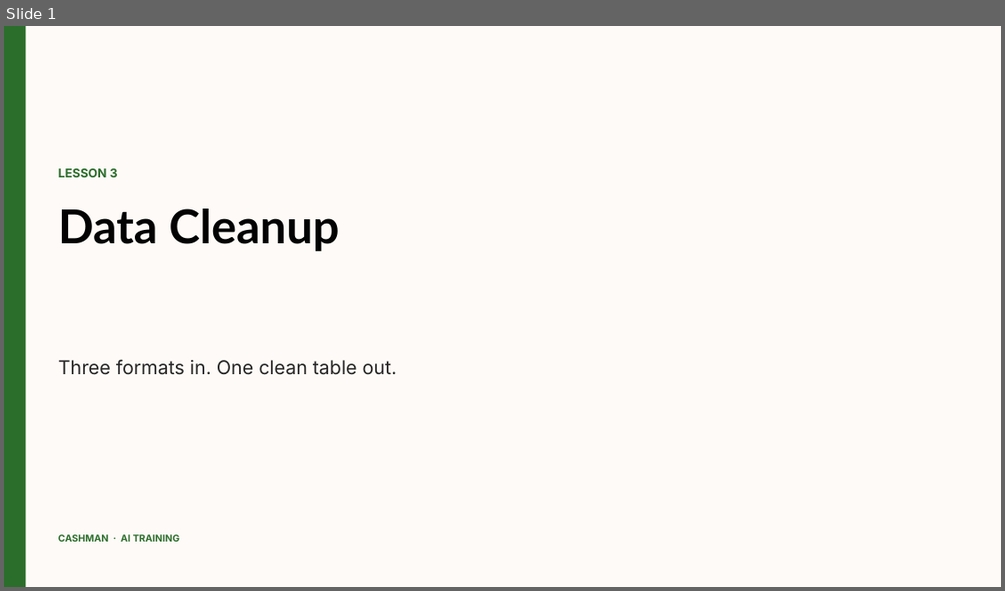
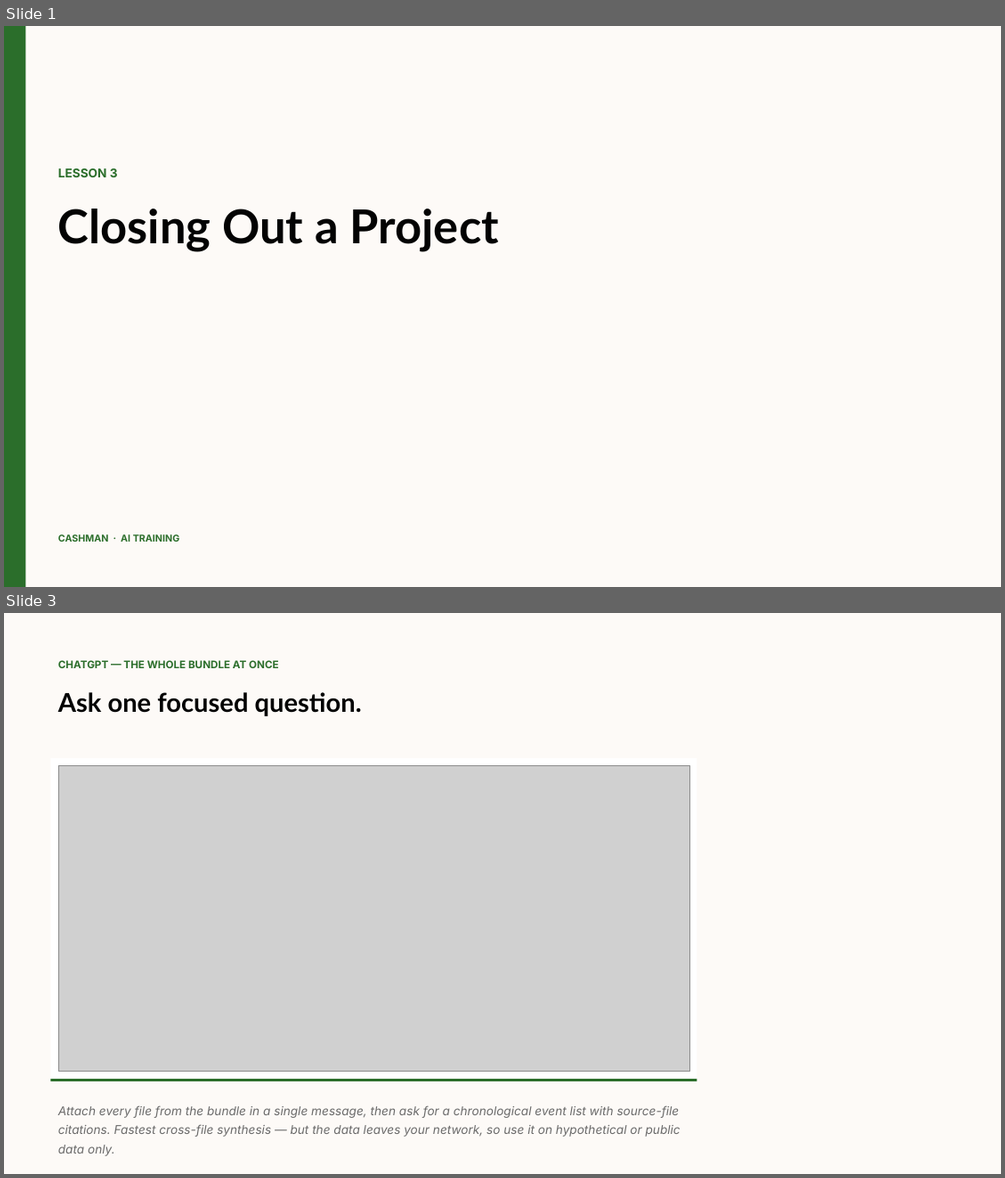
Before and after one commit to psun-jaycashman/cashman-ai-training, a slide deck: docs/video-scripts/slides/pptx/module-4/lesson-4-3-data-cleanup.pptx. Shown one above the other, each under a label of ours: slide 1 before the commit, slides 1 and 3 after it; the slides between them are not shown. The pictures are 1005x591 and 1005x1178 pixels, drawn with LibreOffice and Linux fonts; fonts in the diff are those of the drawing; grey boxes stand for pictures. Boxes give left, top, right and bottom in pixels: in the first picture for what was removed or moved away, otherwise in the second. Text is boxed around its words. In the diff, an @@ line names an element or a change of style, - is before the commit and + after.

Commit message:
Add image-slide support and include slide assets
Implement image-led slides and include module-4 screenshot assets. Added add_image_slide (letterboxed image area, caption, avatar placeholder), enabled italic text in _add_text, and extended Slide dataclass with image/caption and new "image" kind. Updated DECKS to include image slides and adjusted some headlines/subheads. build_deck now accepts an assets_root, validates image paths, and routes image slides to the new renderer. Also added multiple PNG/JPEG assets and updated several PPTX files.

```diff
--- a/docs/video-scripts/slides/pptx/module-4/lesson-4-3-data-cleanup.pptx
+++ b/docs/video-scripts/slides/pptx/module-4/lesson-4-3-data-cleanup.pptx
@@ slide 3 added at [4, 613, 1001, 1174], background #FDFAF7 @@
@@ text added at [58, 660, 279, 668], 12 pt, text #2B6E2B, bold @@
+CHATGPT — THE WHOLE BUNDLE AT ONCE
@@ text added at [58, 692, 362, 716], 30 pt, text #030303, bold @@
+Ask one focused question.
@@ rectangle added at [50, 758, 696, 1078], fill #FFFFFF @@
@@ picture added at [58, 766, 689, 1070] @@
@@ rectangle added at [50, 1078, 696, 1081], fill #2B6E2B @@
@@ text added at [58, 1105, 680, 1136], 14 pt, text #6B6B6B, italic @@
+Attach every file from the bundle in a single message, then ask for a chronological event list with source-file citations. Fastest cross-file synthesis — but the data leaves your network, so use it on hypothetical or public data only.
@@ slide 1 changed as well @@
@@ text at [58, 208, 499, 252]: text changed @@
-Data Cleanup
+Closing Out a Project
@@ text removed at [58, 359, 397, 375] @@
-Three formats in. One clean table out.
```
Also in this commit, not shown: 2 other slides added, 1 slide removed, 41 other files.
